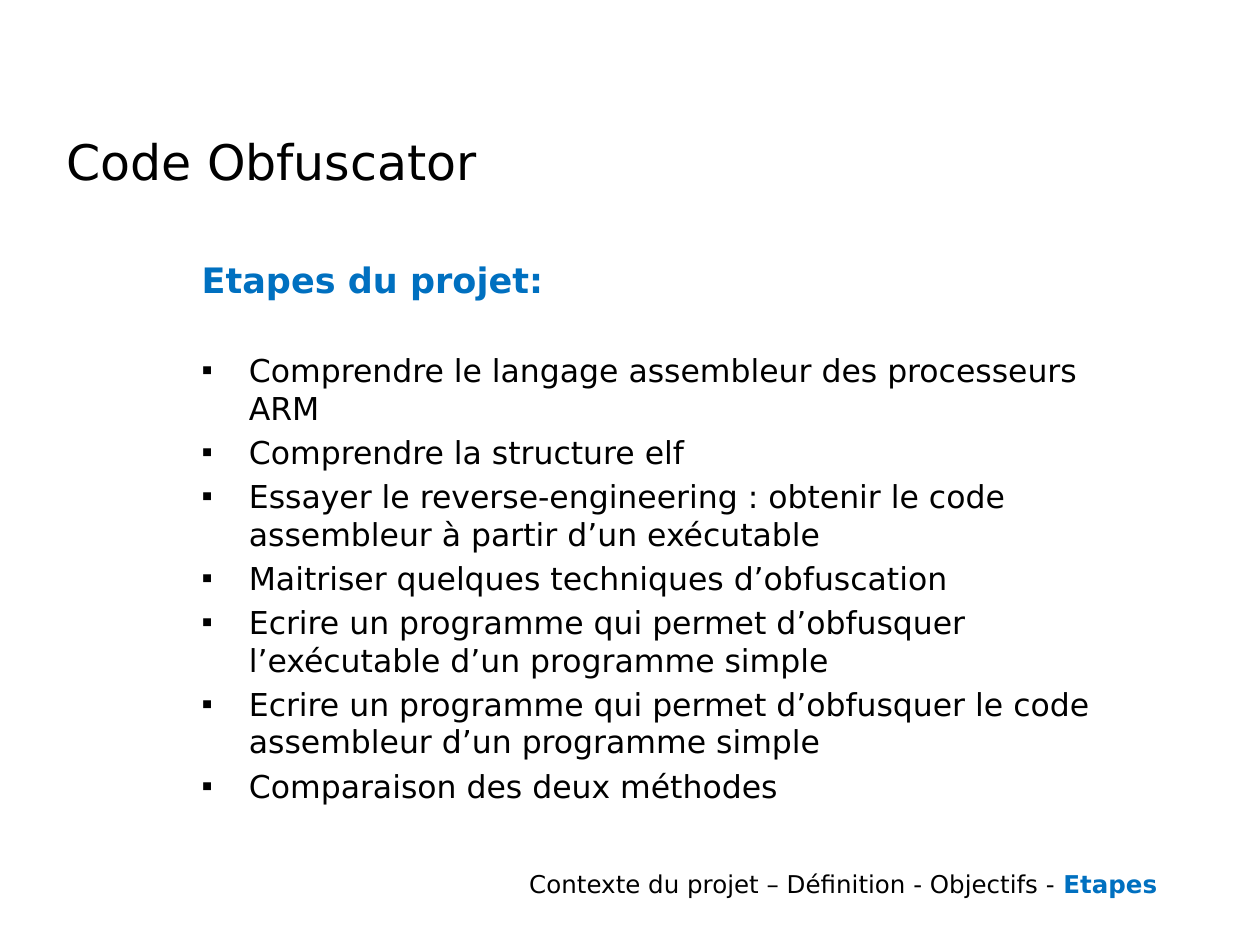
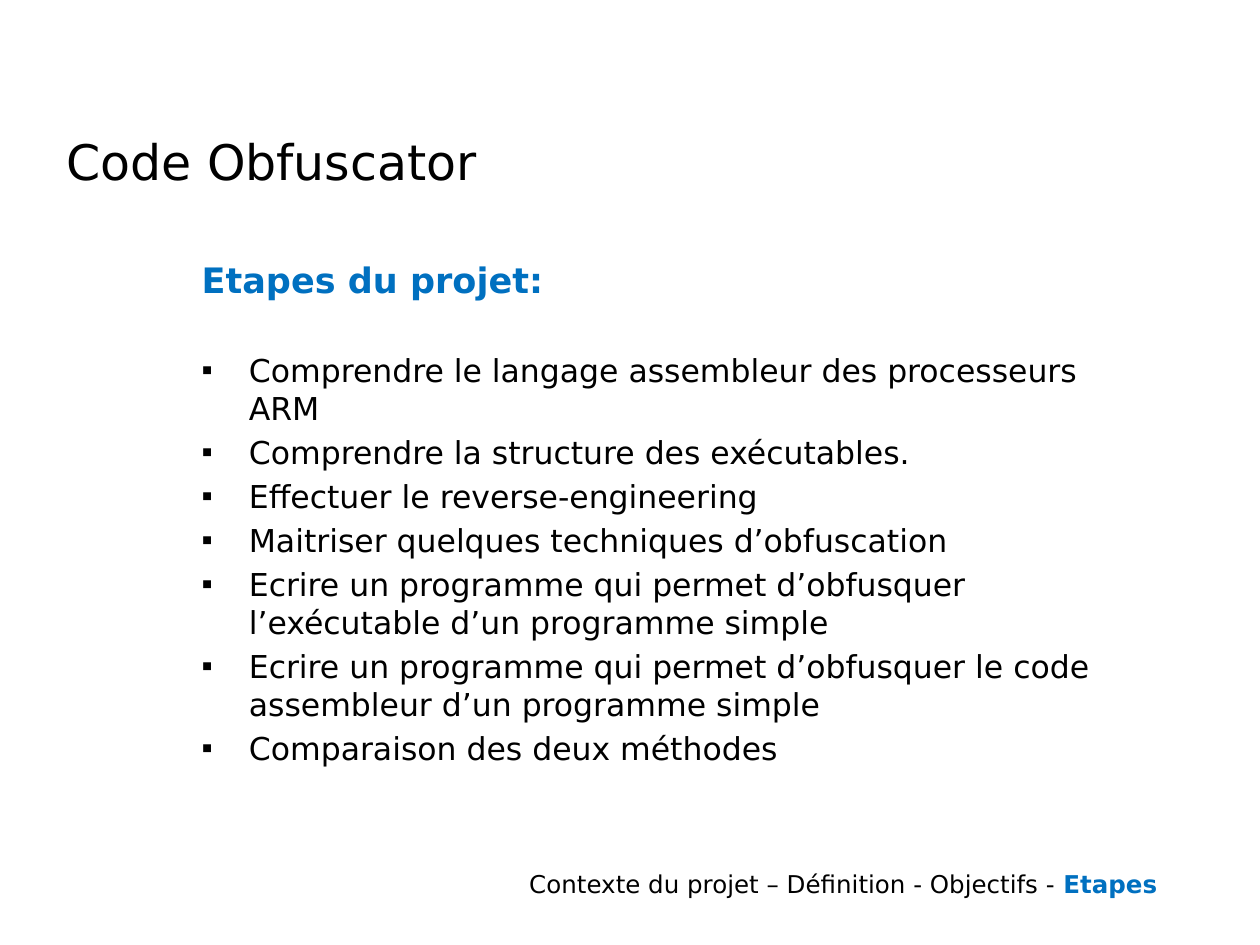
Before and after one commit to wanchouchou/code-obfuscator, a slide deck: slide 5 of CahierDesCharges.pptx. Drawn at 1260x945 pixels with LibreOffice and Linux fonts; fonts in the diff are those of the drawing; background and template pictures are left out. Boxes give left, top, right and bottom in pixels: in the first picture for what was removed or moved away, otherwise in the second. Text is boxed around its words. In the diff, an @@ line names an element or a change of style, - is before the commit and + after.

```diff
--- a/CahierDesCharges.pptx
+++ b/CahierDesCharges.pptx
@@ text at bbox=[249, 438, 909, 515]: text changed @@
-▪ Comprendre la structure elf
-▪ Essayer le reverse-engineering : obtenir le code assembleur à partir d’un exécutable
+▪ Comprendre la structure des exécutables.
+▪ Effectuer le reverse-engineering
```
Also in this commit, not shown: 1 other slide changed, 1 slide added.
